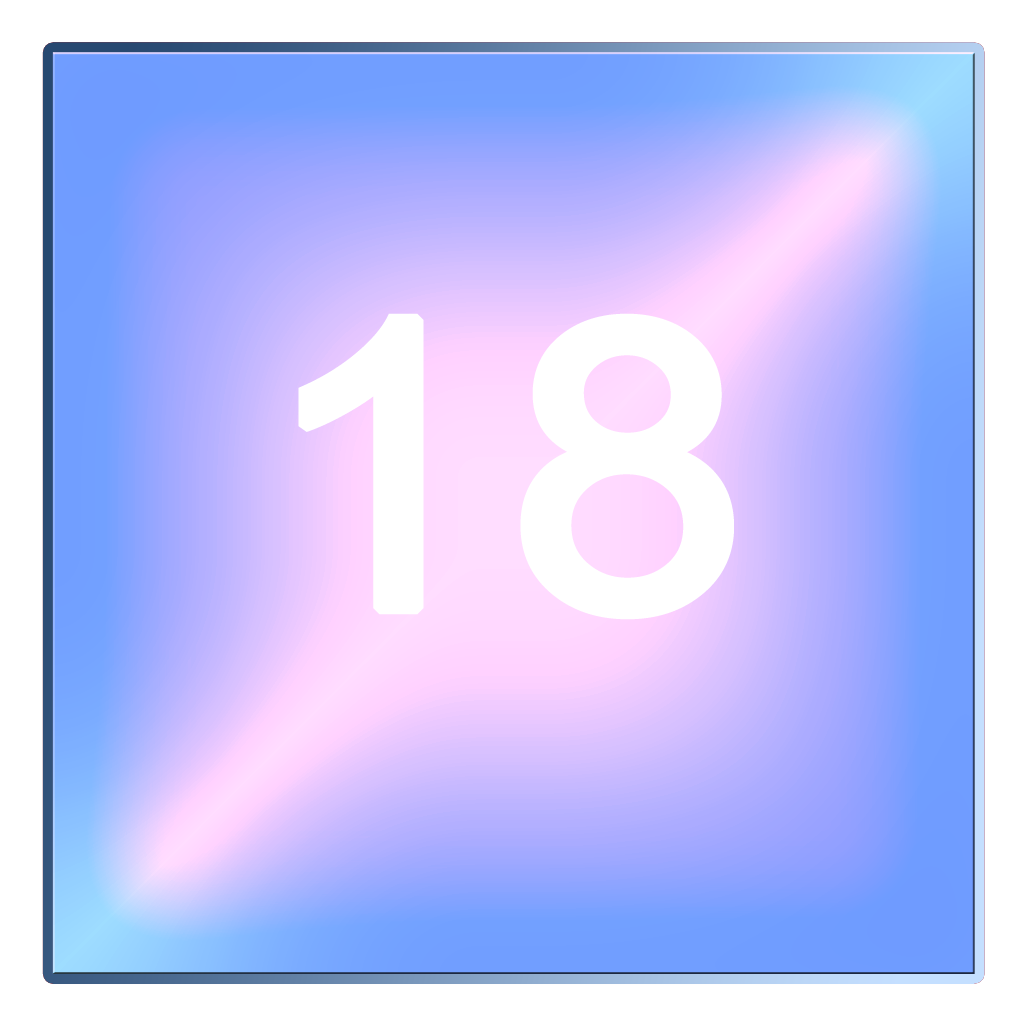
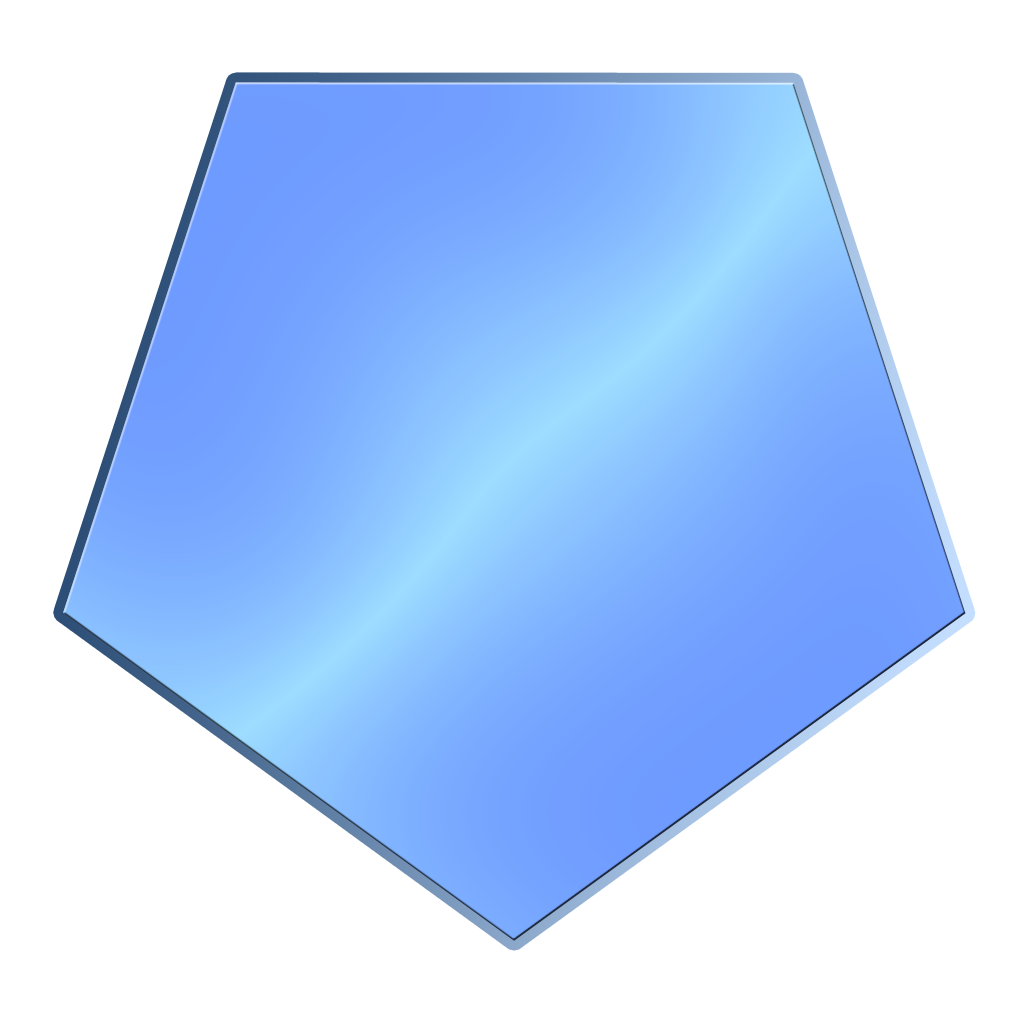
Before/after of a w=1024, h=1024 layered artwork. What changed in the layer stack:
removed layer "18" over [298, 313, 734, 620]
removed layer "Shape 2 copy" (was overlay) over [52, 52, 975, 974]
removed layer "Shape 2" (was luminosity) over [52, 52, 975, 974]
added layer "Shape 4 copy 2" (overlay) above "Shape 4 copy" over [63, 82, 966, 941]
added layer "Shape 4" above "Layer 0" over [63, 82, 966, 941]
hid "Layer 0" over [52, 52, 976, 976]
